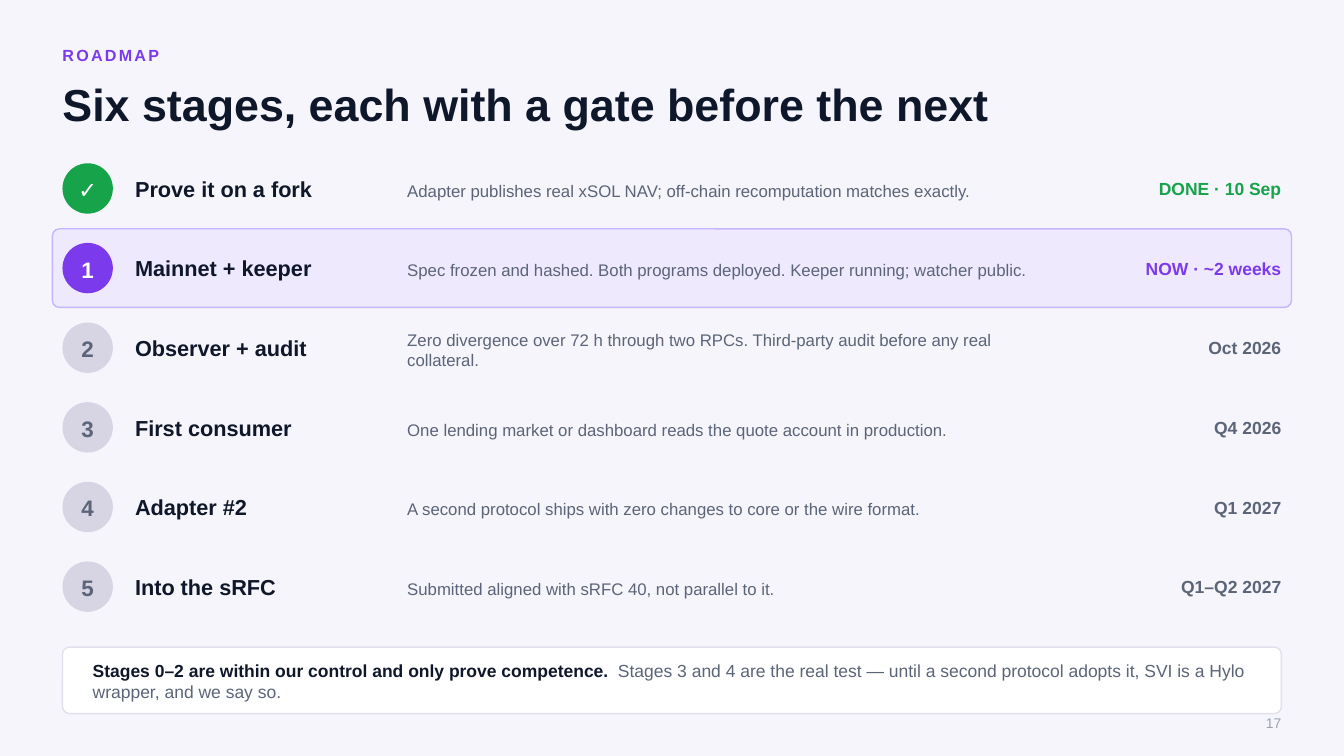
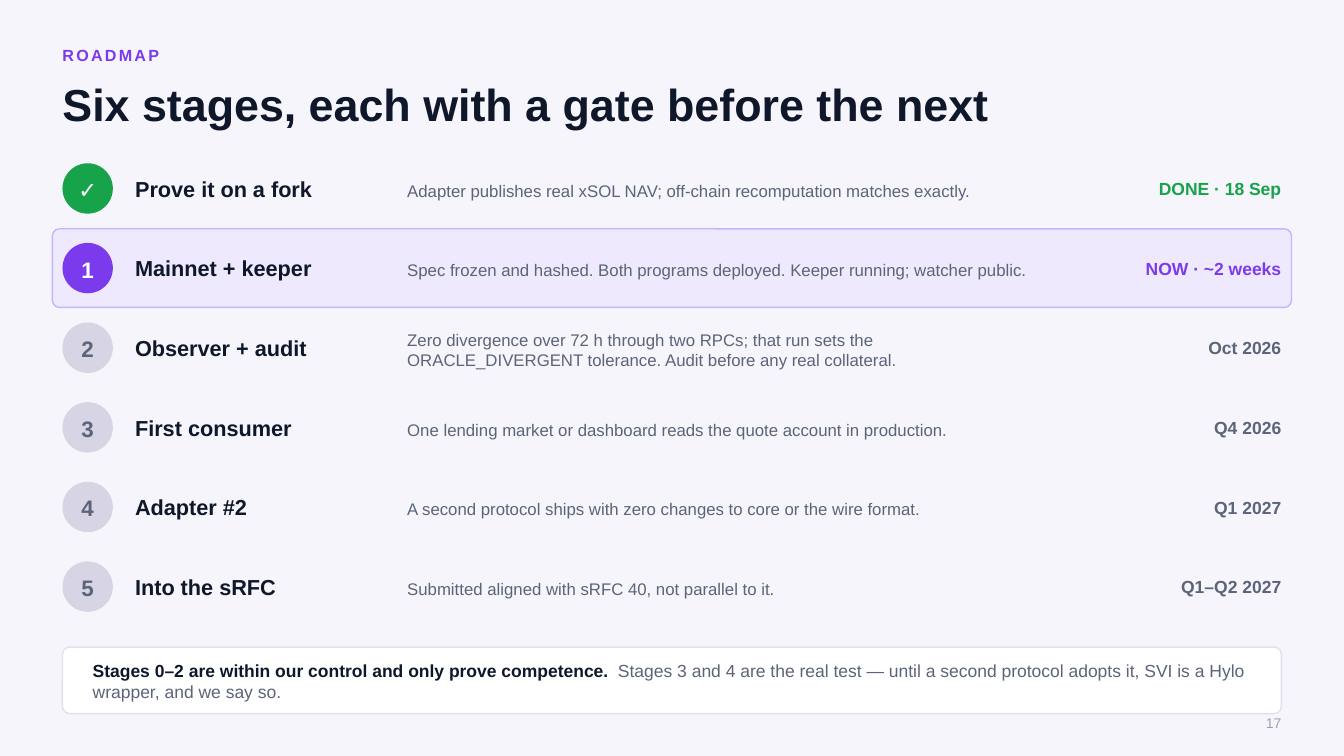
Before and after one commit to princedotrs/solana-valuation-interface, a slide deck: slide 17 of docs/deck/svi-pitch-deck.pptx. Drawn at 1344x756 pixels with LibreOffice and Linux fonts; fonts in the diff are those of the drawing. Boxes give left, top, right and bottom in pixels: in the first picture for what was removed or moved away, otherwise in the second. Text is boxed around its words. In the diff, an @@ line names an element or a change of style, - is before the commit and + after.

Commit message:
feat(core): reserve bit 32 for ORACLE_DIVERGENT, and write down why it waits
The sharpest question about this design is why the adapter depends on an oracle
it did not choose. It cannot choose one: Hylo names its SOL/USD oracle in its
own state and refresh_xsol_nav requires the account it is handed to equal that
field. That is the right constraint, because NAV means what a holder would
actually receive on redemption and Hylo computes redemption with its oracle --
pricing xSOL from a better feed would publish a number Hylo will not honour.

"Required to use it" is not "it is right", though, and a consumer deserves the
difference. The answer is a flag, not a substitution: the value stays exactly
as it is, and a separate bit says the input looks wrong. Those support
different actions -- one prices a liquidation, the other pauses new borrowing --
and a single number serves neither.

The bit sits in a new reserved range, bits 32-39, rather than in either
adapter's allocation. The condition is about an adapter's relationship to its
inputs, not about the asset, so both existing adapters would set it for the
same reason; putting it in one private range would force the other to
duplicate it at a different offset and make one flag mean two things.

Reserved, not defined. Nothing sets it, so a constant inside KNOWN_MASK would
tell a consumer this core understands a signal no adapter can produce. A test
asserts KNOWN_MASK does not claim bits 32-39, so a later allocation cannot take
the bit and give it a second meaning -- which no other test would catch, since
each adapter would stay internally consistent while disagreeing with the other.

It waits for three reasons, all in the roadmap: it needs a second price source,
which is exactly what the Hermes gating denies us; its tolerance is the entire
design and needs the observer run to set it; and publishing "this oracle looks
wrong" on-chain, wrongly, is worse than not publishing it, so it belongs after
the audit.

The deck names it in stage 2, where the observer run that sets its tolerance
already lives, rather than as a seventh row the slide has no height for. Stage
0 now reads 18 Sep, matching the receipt slide.

```diff
--- a/docs/deck/svi-pitch-deck.pptx
+++ b/docs/deck/svi-pitch-deck.pptx
@@ text at box(1159, 182, 1281, 199): text changed @@
-DONE · 10 Sep
+DONE · 18 Sep
@@ text at box(407, 334, 896, 370): text changed @@
-Zero divergence over 72 h through two RPCs. Third-party audit before any real collateral.
+Zero divergence over 72 h through two RPCs; that run sets the ORACLE_DIVERGENT tolerance. Audit before any real collateral.
```
Also in this commit, not shown: 4 other files.
